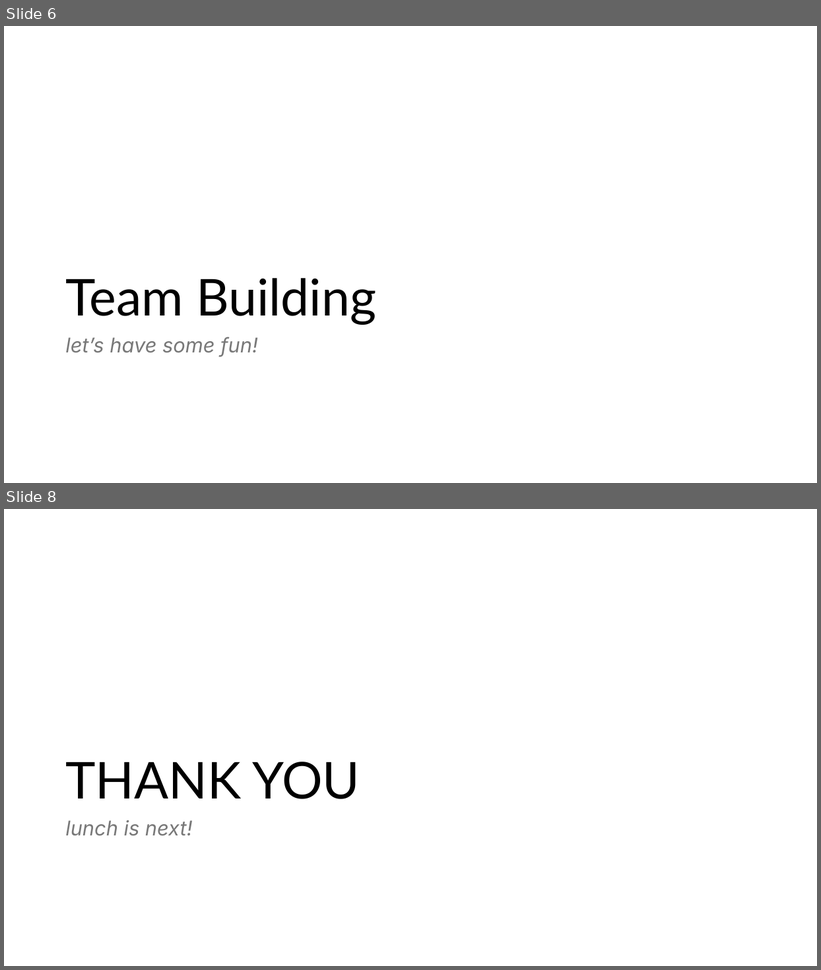
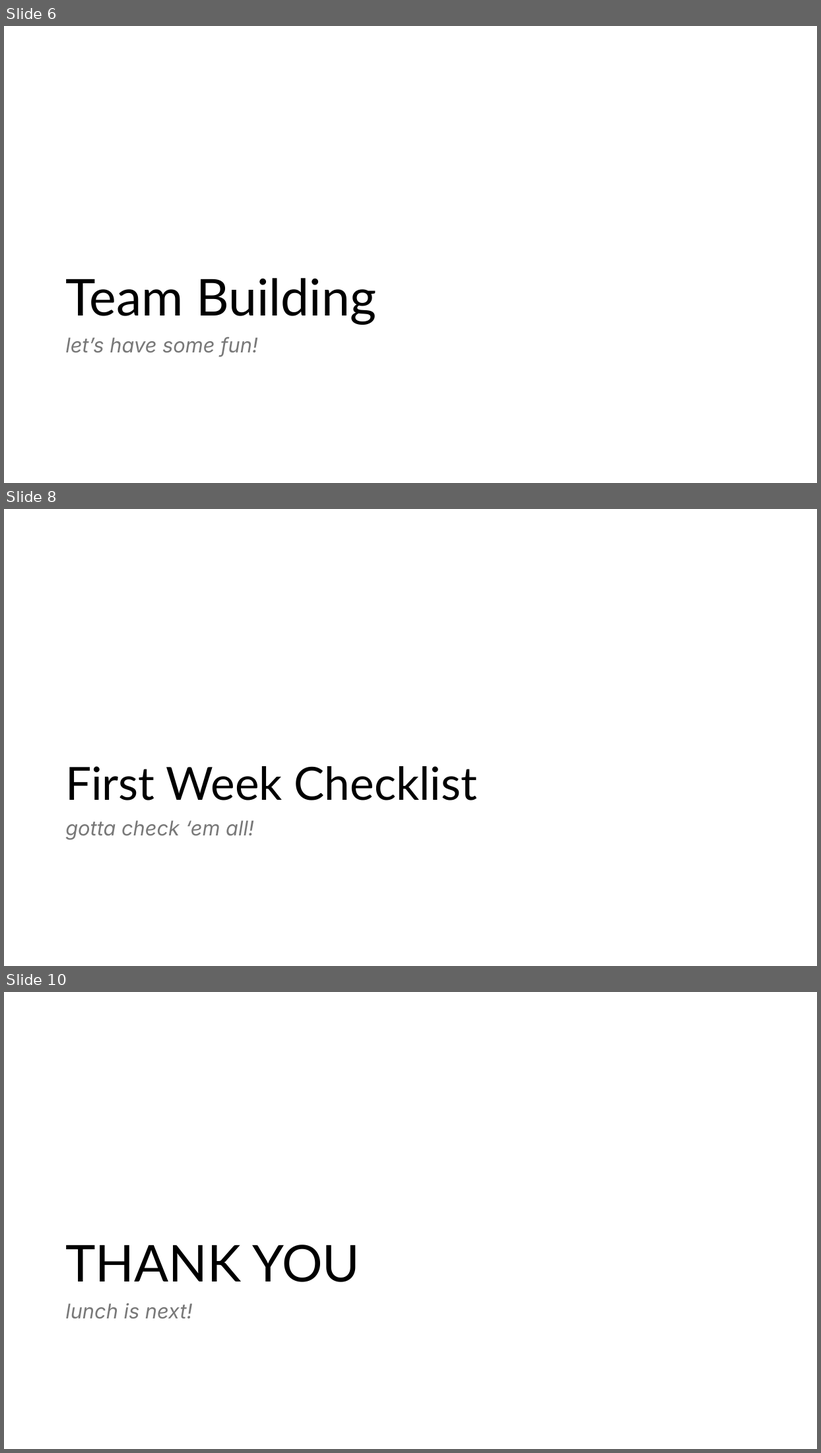
Before and after one commit to hylandtechoutreach/peeke-internship-2025, a slide deck: MeetTeam.pptx. Shown one above the other, each under a label of ours: slides 6 and 8 before the commit, slides 6, 8 and 10 after it; the slides between them are not shown. The pictures are 821x970 and 821x1453 pixels, drawn with LibreOffice and Linux fonts; fonts in the diff are those of the drawing. Boxes give left, top, right and bottom in pixels: in the first picture for what was removed or moved away, otherwise in the second. Text is boxed around its words. In the diff, an @@ line names an element or a change of style, - is before the commit and + after.

```diff
--- a/MeetTeam.pptx
+++ b/MeetTeam.pptx
@@ slide 8 added at (4, 509, 817, 966), background #FFFFFF @@
@@ title added at (65, 766, 478, 801), 54 pt, text #000000 @@
+First Week Checklist
@@ text added at (65, 821, 254, 840), 24 pt, text #797979, italic @@
+gotta check ‘em all!
@@ what was slide 8 is now slide 10 @@
```
Also in this commit, not shown: 3 slides changed, 1 other slide added, 2 other files.
